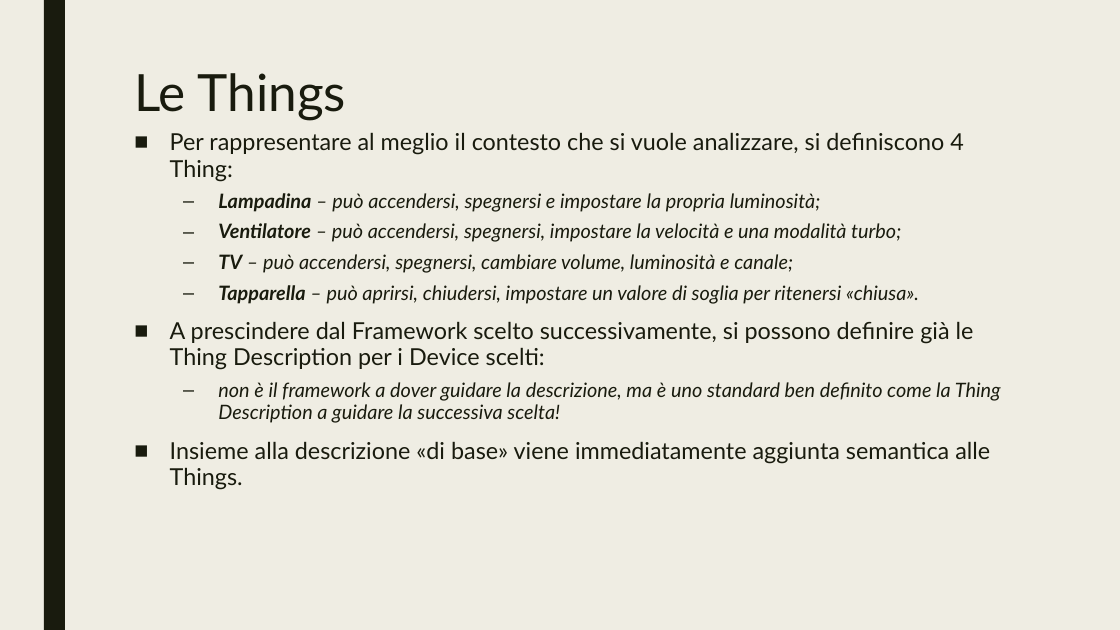
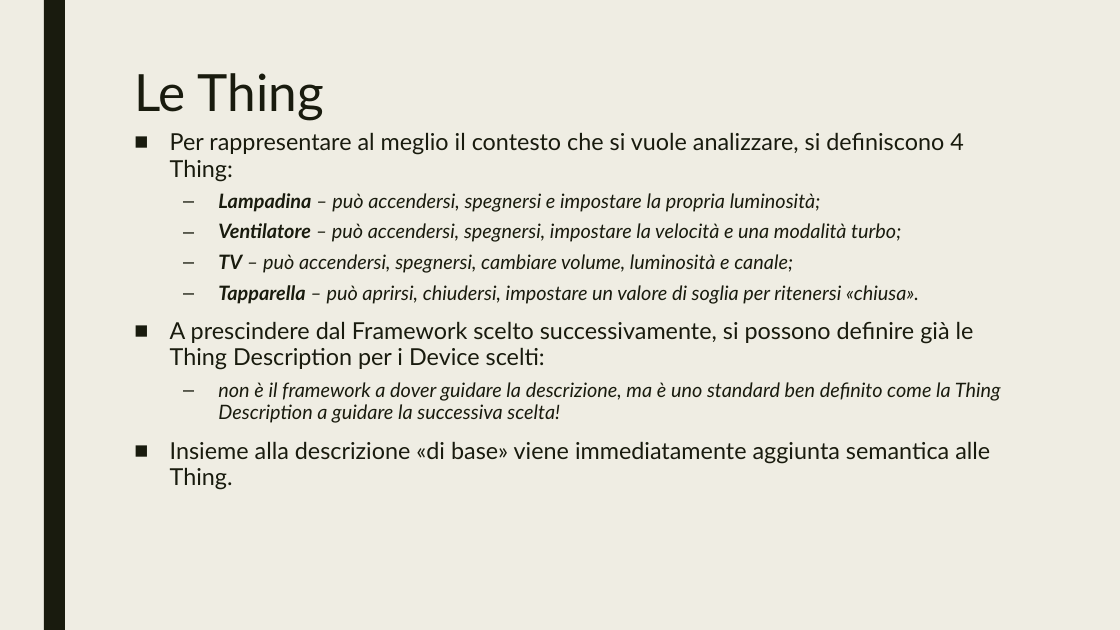
Before and after one commit to Martinocom/pervasive-semantic-exam, a slide deck: slide 14 of doc/Presentation.pptx. Drawn at 1120x630 pixels with LibreOffice and Linux fonts; fonts in the diff are those of the drawing. Boxes give left, top, right and bottom in pixels: in the first picture for what was removed or moved away, otherwise in the second. Text is boxed around its words. In the diff, an @@ line names an element or a change of style, - is before the commit and + after.

```diff
--- a/doc/Presentation.pptx
+++ b/doc/Presentation.pptx
@@ title at [134,73,324,120]: text changed @@
-Le Things
+Le Thing
@@ text at [170,441,990,490]: text changed @@
-■ Insieme alla descrizione «di base» viene immediatamente aggiunta semantica alle Things.
+■ Insieme alla descrizione «di base» viene immediatamente aggiunta semantica alle Thing.
```
Also in this commit, not shown: 14 other slides changed, 8 slides added.
